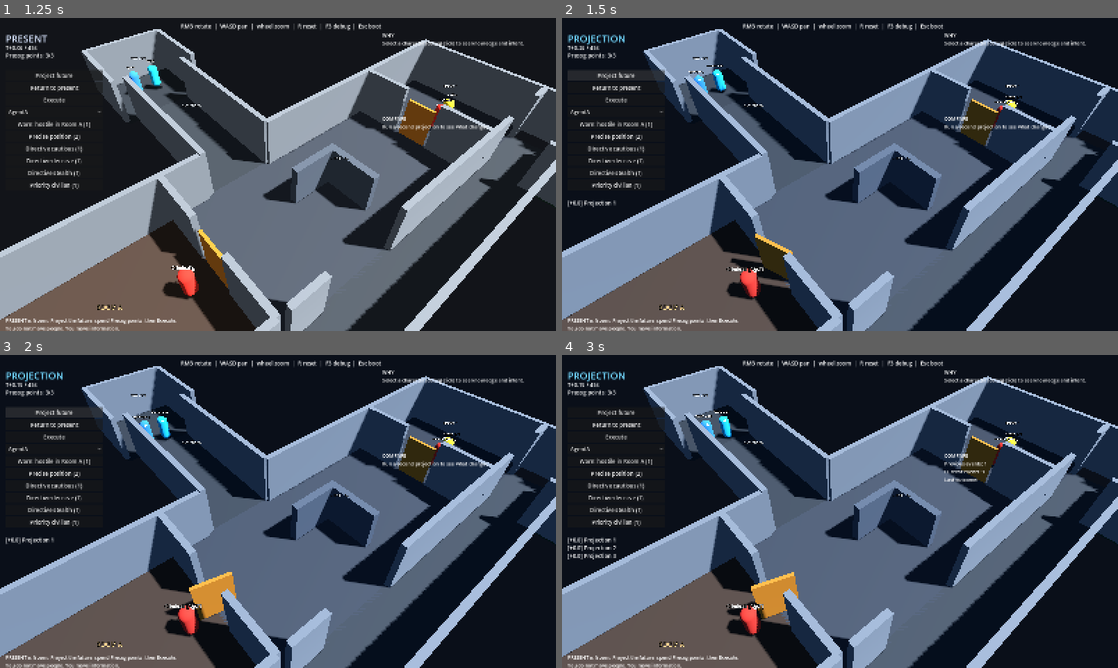
Above: before the commit, frames 1-4 (two rows, left to right).
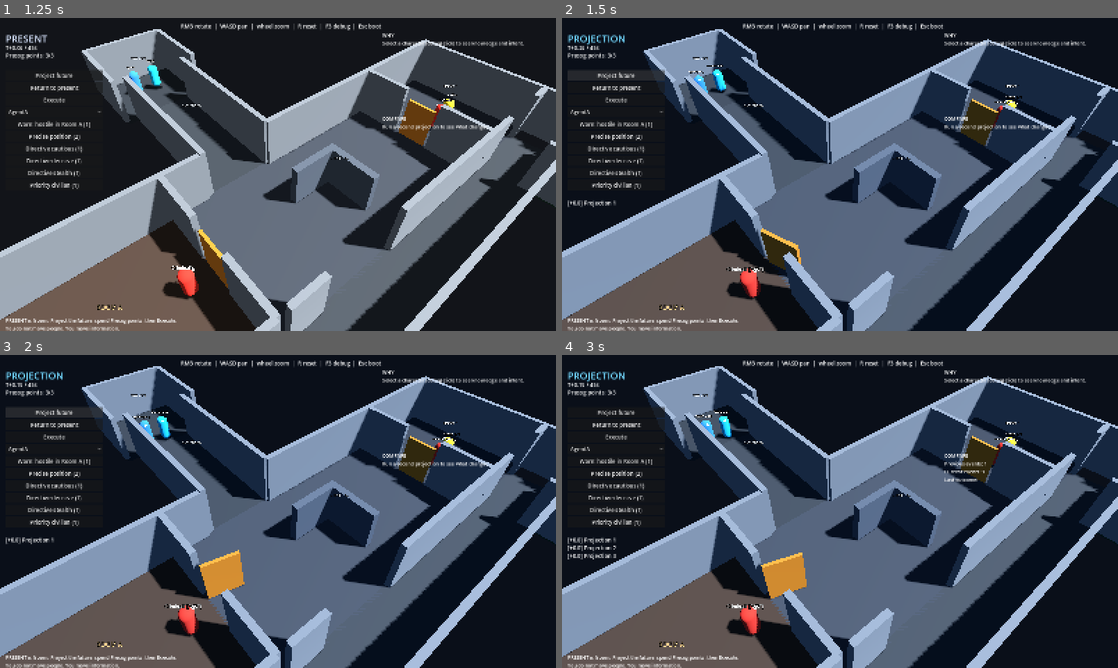
Above: after the commit, the same moments.

Repository: alessandro-bertola/Precog3D
Game: Godot game, scene res://ui/boot.tscn
The game is run twice, just before and just after one commit, with the same random seed, the same clock (stepped at 60 frames per second) and the same inputs.
Inputs (mouse positions are in pixels of both pictures, inside the frame that each line leads up to):
- Up to frame 1 (1.25 s): click "Open Level 1" at 0.5 s
- Up to frame 2 (1.5 s): click "Project future" at 1.25 s
- Up to frame 3 (2 s): no input
- Up to frame 4 (3 s): tap Enter (ui_accept) at 2, 2.27 s; move the mouse to (962, 495) at 2.02 s; hold Right (ui_right) 2.03-2.75 s; tap R at 2.1 s; click (962, 495) at 2.17 s; drag from (728, 527) to (812, 574) at 2.77 s

Frame 1 is identical in both runs. In frame 2, 0.8% of the frame differs, in the area x 30-43%, y 67-85%; in frame 3, 1.2%, in the area x 29-44%, y 62-85%; in frame 4, 1.2%.

Commit message:
Hinge doors on the jamb and follow the walker for visual proof.
A center pivot left the open slab in the doorway. The leaf now swings from the edge. Visual mode tracks the pawn through the corridor, the swing, Room A, lone flee, and the hold.

Co-authored-by: alessandro-bertola <alessandro-bertola@users.noreply.github.com>

Diff:
--- a/precog-3d/levels/tests/brain_harness.gd
+++ b/precog-3d/levels/tests/brain_harness.gd
@@ -23,8 +23,10 @@
 	if _want_visual():
 		print("VISUAL MODE")
 		DebugMode.enabled = true
+		Engine.time_scale = 0.72
 		await _photo_hold_vs_flee()
-		await get_tree().create_timer(6.0).timeout
+		Engine.time_scale = 1.0
+		await get_tree().create_timer(1.2).timeout
 		get_tree().quit(0)
 		return
 	await _case_a_agent_reaches_room()
@@ -374,40 +376,48 @@
 	cam.pitch = -0.75
 	add_child(cam)
 	cam.set_view(Vector3(-0.2, 0.0, 10.0), 15.0, -0.2, -0.72)
-	await get_tree().create_timer(2.5).timeout
+	await get_tree().create_timer(1.0).timeout
 	var walker := host.spawn_pawn("Walker", Pawn.Faction.AGENT, host.marker("entrance"), 0.3, host.marker("room_a"), "clear_room_a")
 	walker.role = Pawn.Role.SWEEPER
 	walker.stance = Pawn.Stance.DECISIVE
 	walker.combat_enabled = false
 	host.running = true
-	await _tick(2.0)
-	await _save_shot("verified_corridor_walk")
-	var t := 0.0
-	while t < 9.0 and not (_door_a() != null and _door_a().is_open):
-		await get_tree().physics_frame
-		t += get_physics_process_delta_time()
-	cam.set_view(Vector3(-4.0, 0.0, 18.0), 11.5, -1.05, -0.62)
-	await _tick(0.55)
-	await _save_shot("verified_door_open")
-	while t < 12.0 and walker.global_position.distance_to(host.marker("room_a")) > 1.4:
-		await get_tree().physics_frame
-		t += get_physics_process_delta_time()
-	cam.set_view(Vector3(-7.2, 0.0, 18.0), 11.0, -1.2, -0.6)
+	var t := 0.0
+	while t < 5.0 and walker.global_position.distance_to(host.marker("door_a")) > 2.4:
+		await get_tree().physics_frame
+		t += get_physics_process_delta_time()
+		cam.set_view(walker.global_position + Vector3(0.4, 0, 1.2), 13.0, -0.25, -0.68)
+	await _save_shot("final_corridor_walk")
+	while t < 12.0 and not (_door_a() != null and _door_a().is_open):
+		await get_tree().physics_frame
+		t += get_physics_process_delta_time()
+		cam.set_view(Vector3(-3.6, 0.0, 18.0), 10.5, -1.05, -0.52)
+	await _tick(0.45)
+	await _save_shot("final_door_open")
+	while t < 16.0 and walker.global_position.distance_to(host.marker("room_a")) > 1.35:
+		await get_tree().physics_frame
+		t += get_physics_process_delta_time()
+		cam.set_view(walker.global_position + Vector3(0.8, 0, 0.2), 10.0, -1.15, -0.55)
+	cam.set_view(host.marker("room_a") + Vector3(1.0, 0, 0), 10.5, -1.2, -0.58)
 	await _tick(0.35)
-	await _save_shot("verified_room_a_arrive")
-	host.running = false
-	await _clear_pawns()
-	cam.set_view(Vector3(-2.0, 0.0, 20.0), 16.0, -0.95, -0.7)
+	await _save_shot("final_room_a_arrive")
+	host.running = false
+	await _clear_pawns()
+	cam.set_view(host.marker("room_a") + Vector3(3.0, 0, 2.0), 15.0, -0.95, -0.68)
 	var runner := host.spawn_pawn("Runner", Pawn.Faction.CRIMINAL, host.marker("room_a"), 0.3, host.marker("exit"), "flee_exit")
 	runner.role = Pawn.Role.NONE
 	runner.anxiety = 0.9
 	runner.combat_enabled = false
 	host.running = true
-	await _tick(3.4)
-	await _save_shot("verified_flee_exit")
-	host.running = false
-	await _clear_pawns()
-	cam.set_view(Vector3(12.4, 0.0, 18.4), 10.0, -0.9, -0.55)
+	t = 0.0
+	while t < 5.0 and runner.global_position.distance_to(host.marker("exit")) > 8.0:
+		await get_tree().physics_frame
+		t += get_physics_process_delta_time()
+		cam.set_view(runner.global_position + Vector3(1.5, 0, 1.0), 13.5, -0.9, -0.62)
+	await _save_shot("final_flee_exit")
+	host.running = false
+	await _clear_pawns()
+	cam.set_view(Vector3(13.0, 0.0, 18.4), 8.0, -2.4, -0.72)
 	var civ := host.spawn_pawn(Conventions.CIVILIAN, Pawn.Faction.CIVILIAN, host.marker("hostage"), 0.8, host.marker("hostage"), "held")
 	civ.role = Pawn.Role.HOSTAGE
 	var holder := host.spawn_pawn("Keeper", Pawn.Faction.CRIMINAL, host.marker("holder"), 0.35, host.marker("holder"), "stay_on_hostage")
@@ -416,6 +426,6 @@
 	holder.combat_enabled = false
 	host.emit_sound(holder.global_position, 6.0, "gunshot", "noise")
 	host.running = true
-	await _tick(2.2)
-	await _save_shot("verified_hold_hostage")
-	host.running = false
+	await _tick(1.8)
+	await _save_shot("final_hold_hostage")
+	host.running = false
--- a/precog-3d/sim/door.gd
+++ b/precog-3d/sim/door.gd
@@ -33,6 +33,7 @@
 	mat.roughness = 0.7
 	_mesh.material_override = mat
 	_body.add_child(_mesh)
+	_body.position = Vector3(0, 0, 0.85)
 	add_child(_body)
 	if start_open:
 		_set_open_instant(true)
--- a/precog-3d/sim/sim_host.gd
+++ b/precog-3d/sim/sim_host.gd
@@ -242,11 +242,11 @@
 	var a := Door.new()
 	a.name = "DoorA"
 	geometry.add_child(a)
-	a.global_position = marker("door_a")
+	a.global_position = marker("door_a") + Vector3(0, 0, -0.85)
 	var b := Door.new()
 	b.name = "DoorB"
 	geometry.add_child(b)
-	b.global_position = marker("door_b")
+	b.global_position = marker("door_b") + Vector3(0, 0, -0.85)
 
 
 func _spawn_cast() -> void:
